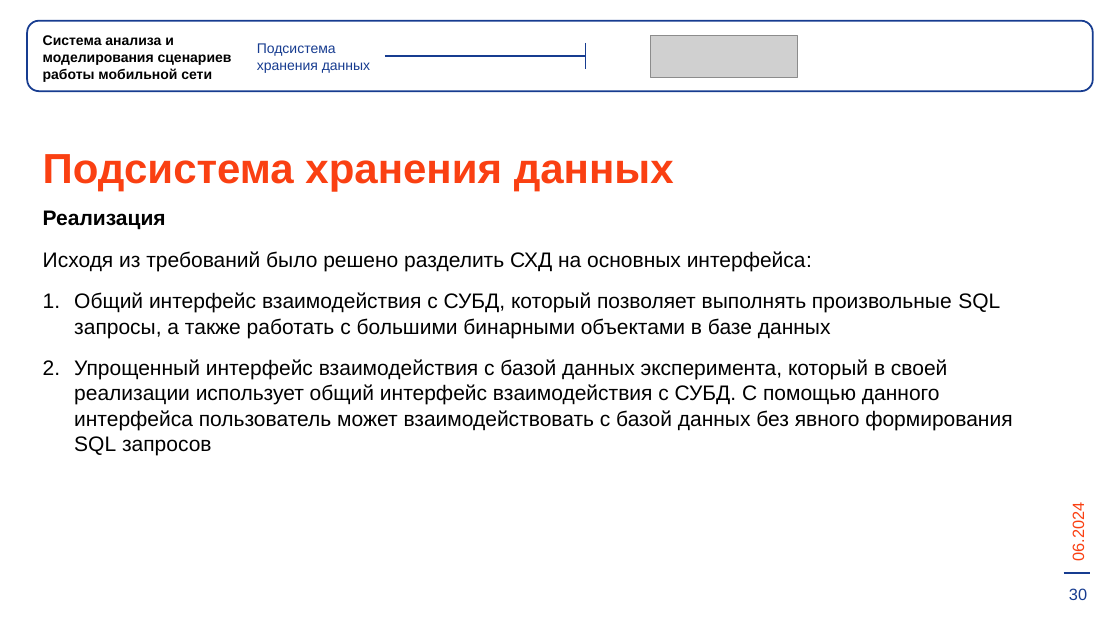
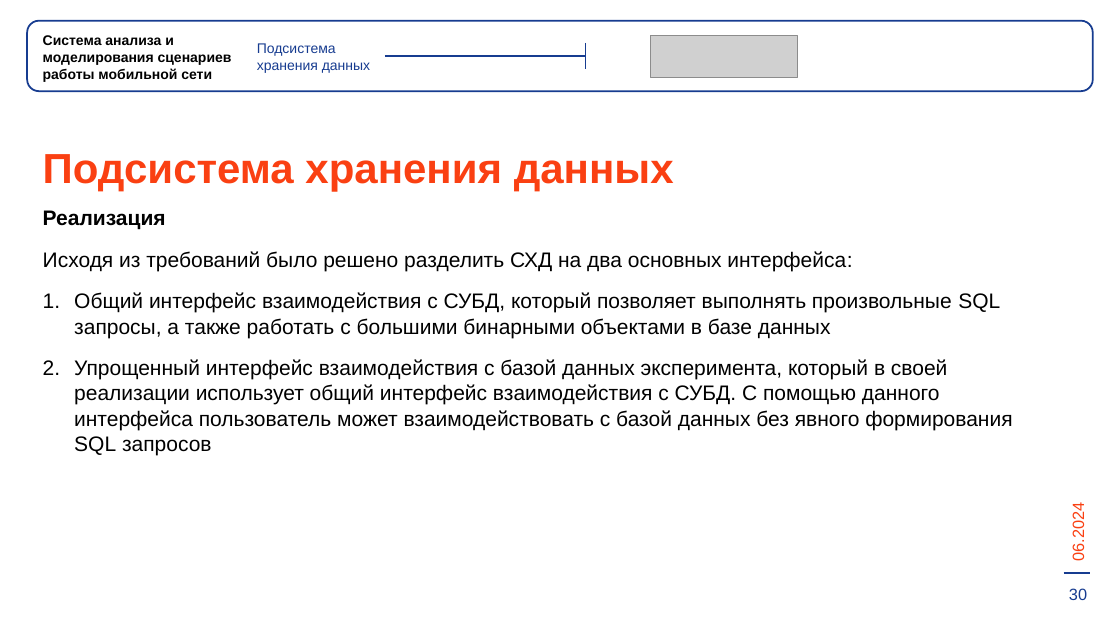
Before and after one commit to Lawyar/ecsms, a slide deck: slide 30 of вкр/дипломная_презентация.pptx. Drawn at 1120x630 pixels with LibreOffice and Linux fonts; fonts in the diff are those of the drawing; grey boxes stand for pictures. Boxes give left, top, right and bottom in pixels: in the first picture for what was removed or moved away, otherwise in the second. Text is boxed around its words. In the diff, an @@ line names an element or a change of style, - is before the commit and + after.

Commit message:
добавление заметок

```diff
--- a/вкр/дипломная_презентация.pptx
+++ b/вкр/дипломная_презентация.pptx
@@ text at [43,251,852,271]: text changed @@
-Исходя из требований было решено разделить СХД на основных интерфейса:
+Исходя из требований было решено разделить СХД на два основных интерфейса:
```
